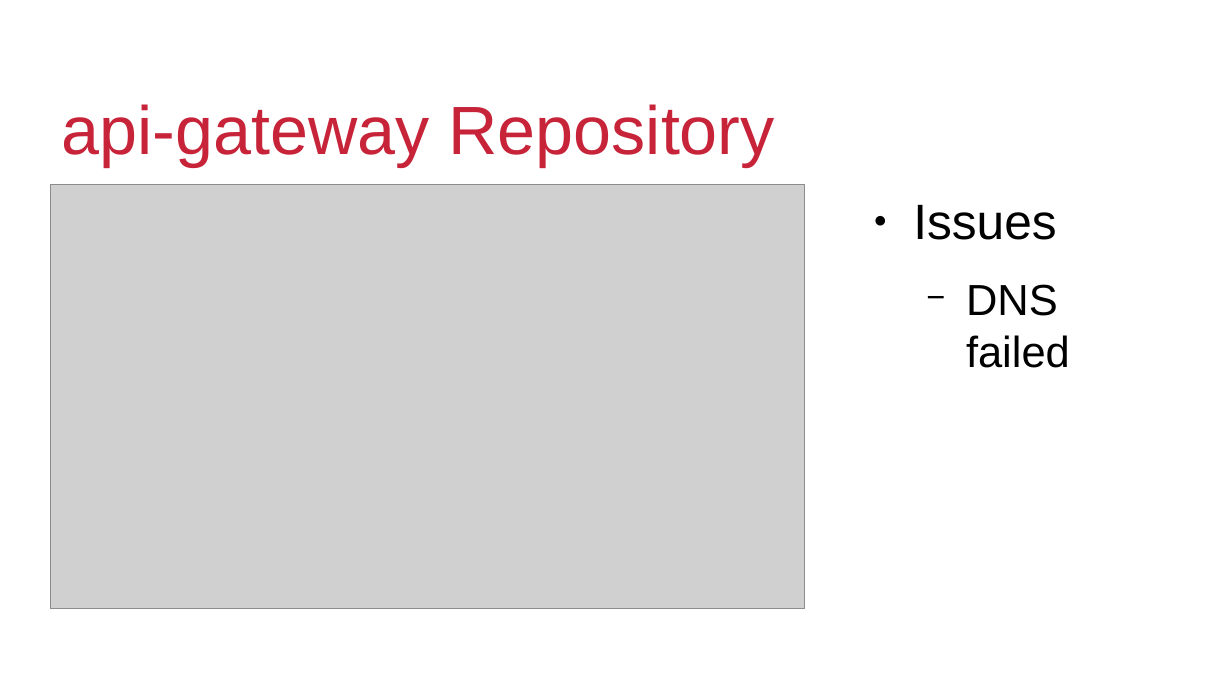
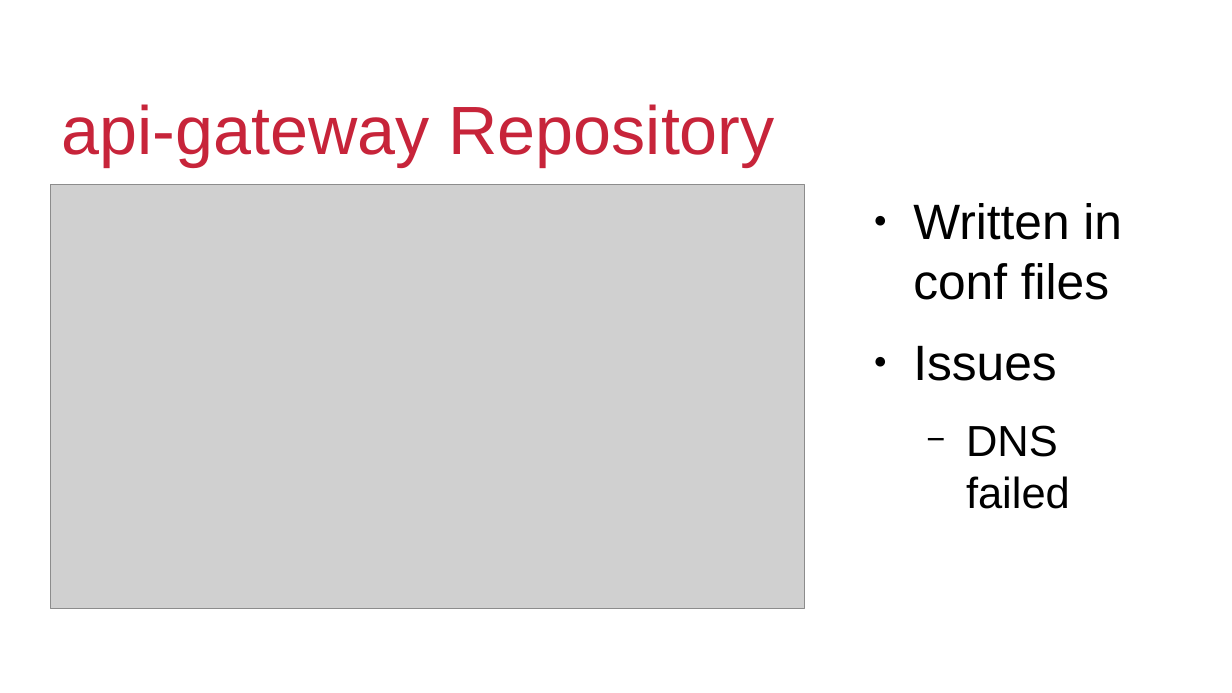
Before and after one commit to Guya-LTD/srs, a slide deck: slide 10 of guya-ltd-presentation.odp (slide 9 before the commit). Drawn at 1232x693 pixels with LibreOffice and Linux fonts; fonts in the diff are those of the drawing; grey boxes stand for pictures; background and template pictures are left out. Boxes give left, top, right and bottom in pixels: in the first picture for what was removed or moved away, otherwise in the second. Text is boxed around its words. In the diff, an @@ line names an element or a change of style, - is before the commit and + after.

```diff
--- a/guya-ltd-presentation.odp
+++ b/guya-ltd-presentation.odp
@@ text at bbox=[913, 203, 1122, 300]: paragraph added @@
+● Written in conf files
```
Also in this commit, not shown: 1 other slide changed, 10 slides added, 1 slide removed.
